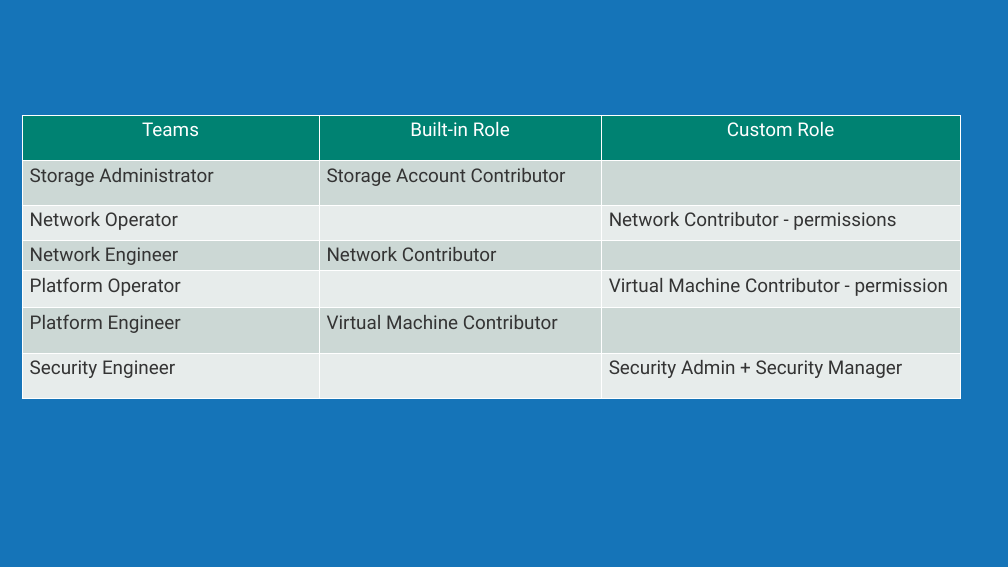
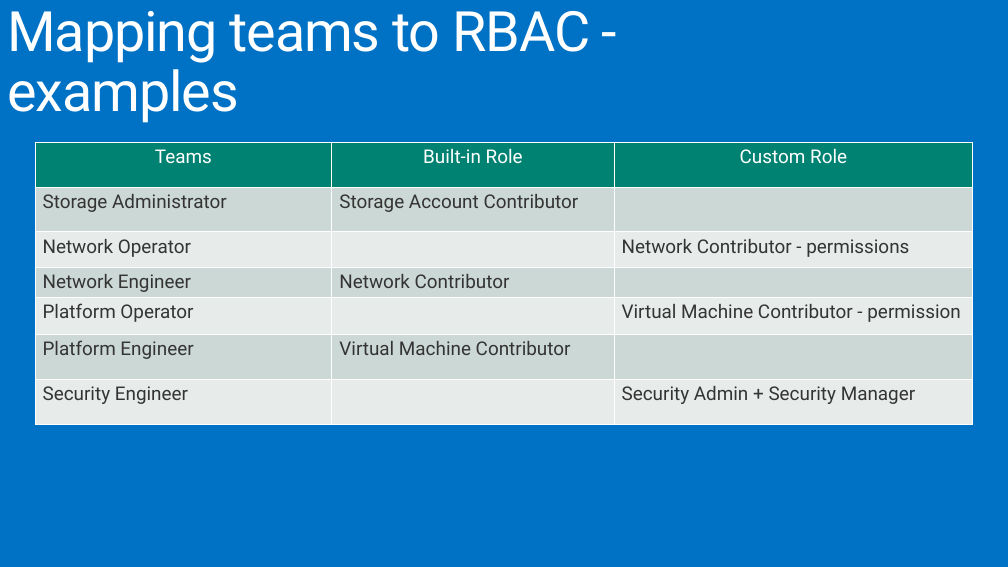
Before and after one commit to MSDEVMTL/GlobalAzureBootcamp2018, a slide deck: slide 8 of Step9/Step9-ARMGovernance.pptx. Drawn at 1008x567 pixels with LibreOffice and Linux fonts; fonts in the diff are those of the drawing; background and template pictures are left out. Boxes give left, top, right and bottom in pixels: in the first picture for what was removed or moved away, otherwise in the second. Text is boxed around its words. In the diff, an @@ line names an element or a change of style, - is before the commit and + after.

Commit message:
typos & title issues in step9 pptx

```diff
--- a/Step9/Step9-ARMGovernance.pptx
+++ b/Step9/Step9-ARMGovernance.pptx
@@ background #1574B8 to #0072C6 @@
@@ title added at box(7, 11, 590, 123), 52.9 pt, text #FFFFFF @@
+Mapping teams to RBAC - examples
@@ table: place and size @@
-table at box(22, 116, 960, 399)
+table at box(35, 142, 973, 425)
```
Also in this commit, not shown: 11 other slides changed, 1 slide added, 1 slide removed, 1 other file.
